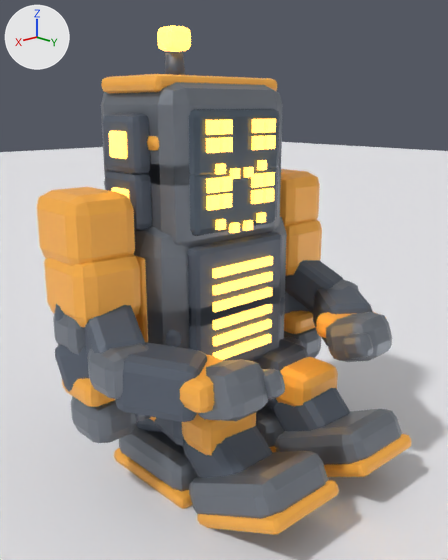
The Blender file assets/blender/characters/grokbot-b.blend as it was, and as the next commit left it.
The view is the same before and after, from a camera (50 mm lens) standing at (1.368, 1.633, 1.213) and looking at (0.026, 0.173, 0.656). The lights are fixed; the arrows at upper left show +X, +Y and +Z. The older version comes first.

Script lines for the objects in view, before the commit:
```python
ob_belt = bpy.data.objects.new('belt', me_belt)
ob_belt.parent = ob_torso
ob_belt.location = (0.0, -0.01, 0.505)
ob_body = bpy.data.objects.new('body', me_body)
ob_body.parent = ob_torso
ob_body.location = (0.0, -0.02, 0.62)
ob_chest_panel = bpy.data.objects.new('chest_panel', me_chest_panel)
ob_chest_panel.parent = ob_torso
ob_chest_panel.location = (0.0, 0.205, 0.66)
ob_exhaust_r = bpy.data.objects.new('exhaust_r', me_exhaust_r)
ob_exhaust_r.parent = ob_torso
ob_exhaust_r.location = (0.11, -0.31, 0.885)
ob_exhaust_r.rotation_euler = (0.153, 0.0, 0.0)  # degrees (8.8, 0, 0)
ob_head_box = bpy.data.objects.new('head_box', me_head_box)
ob_head_box.parent = ob_head
ob_head_box.location = (0.0, -0.01, 1.1)
ob_shoulder_r_seat = bpy.data.objects.new('shoulder_r_seat', me_shoulder_r_seat)
ob_shoulder_r_seat.parent = ob_arm_r_seat
ob_shoulder_r_seat.location = (0.43, 0.02, 0.69)
ob_stripe_r = bpy.data.objects.new('stripe_r', me_stripe_r)
ob_stripe_r.parent = ob_torso
ob_stripe_r.location = (0.315, -0.02, 0.62)
ob_vent_glow = bpy.data.objects.new('vent_glow', me_vent_glow)
ob_vent_glow.parent = ob_torso
ob_vent_glow.location = (0.0, 0.238, 0.6)
ob_visor = bpy.data.objects.new('visor', me_visor)
ob_visor.parent = ob_head
ob_visor.location = (0.0, 0.195, 1.1)
# also in view: 'shin_l_seat' at (-0.2, 0.38, 0.175); 'eye_r' at (0.095, 0.226, 1.125); 'forearm_r' at (0.46, 0.05, 0.46); 'foot_r' at (0.19, 0.11, 0.075); 'hand_r' at (0.45, 0.08, 0.29)
```
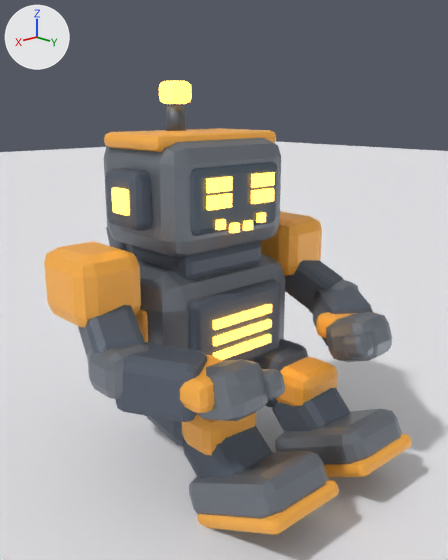
Not visible in the pictures: 'exhaust_r'.

Where the change shows, as pixel boxes (x1, y1, x2, y2) in the pictures (448 x 560 px):
'head_box', deleted: before (101, 82, 283, 186)
'shoulder_r', deleted (orange): before (37, 187, 135, 266)
'chest_panel', deleted: before (188, 232, 282, 328)
'body', deleted: before (134, 217, 287, 349)
'visor', deleted: before (189, 109, 279, 175)
'foot_r', deleted: before (119, 427, 197, 491)
'ear_r', deleted: before (102, 113, 150, 174)
'hand_r', deleted: before (71, 396, 138, 443)
'shoulder_l', deleted (orange): before (280, 169, 320, 226)
'head_stripe', deleted (orange): before (101, 74, 277, 93)
'vent_glow', deleted: before (212, 256, 273, 312)
'sole_r', deleted (orange): before (114, 448, 192, 509)
'forearm_r', deleted: before (55, 344, 89, 392)
'elbow_r', deleted: before (53, 313, 85, 355)
'eye_r', deleted: before (206, 119, 233, 153)
'antenna_tip', deleted: before (157, 25, 191, 52)
'cuff_r', deleted (orange): before (62, 378, 115, 407)
'foot_l', deleted: before (256, 406, 284, 447)
'eye_l', deleted: before (251, 119, 276, 150)
'cuff_l', deleted (orange): before (284, 310, 315, 334)
'stripe_r', deleted (orange): before (135, 256, 148, 342)
'hand_l', deleted: before (284, 327, 321, 358)
'ear_dot_r', deleted: before (109, 131, 127, 159)
'antenna', deleted: before (165, 53, 185, 75)
'mouth', deleted: before (215, 160, 267, 179)
'belt', deleted: before (166, 297, 285, 347)
'forearm_l', deleted: before (284, 292, 309, 315)
'shin_r', deleted (mostly hidden): before (136, 419, 162, 432)
'upperarm_r', deleted (mostly hidden): before (55, 304, 65, 321)
'thumb_r', deleted (mostly hidden): before (135, 414, 151, 421)
'thumb_l', deleted (mostly hidden): before (284, 337, 303, 346)
'sole_l', deleted (mostly hidden): before (269, 446, 276, 452)
'knee_r', deleted (mostly hidden): before (149, 417, 156, 421)
'head_box_seat', unchanged, uncovered by the edit: before (104, 157, 281, 248); after (104, 138, 281, 258)
'body_seat', unchanged, uncovered by the edit: before (147, 280, 285, 361); after (137, 254, 285, 361)
'collar_seat', unchanged, uncovered by the edit: after (131, 242, 261, 279)
'head_stripe_seat', unchanged, uncovered by the edit: before (147, 136, 159, 151); after (104, 128, 276, 152)

The change in detail:
Object 'body' (ob_body) is deleted.
Object 'belt' (ob_belt) is deleted.
Object 'chest_panel' (ob_chest_panel) is deleted.
Object 'vent_glow' (ob_vent_glow) is deleted.
Object 'stripe_r' (ob_stripe_r) is deleted.
Object 'exhaust_r' (ob_exhaust_r) is deleted.
Object 'head_box' (ob_head_box) is deleted.
Object 'visor' (ob_visor) is deleted.
Object 'eye_l' (ob_eye_l) is deleted.
Object 'eye_r' (ob_eye_r) is deleted.
Object 'mouth' (ob_mouth) is deleted.
Object 'ear_r' (ob_ear_r) is deleted.
Object 'ear_dot_r' (ob_ear_dot_r) is deleted.
Object 'head_stripe' (ob_head_stripe) is deleted.
Object 'antenna' (ob_antenna) is deleted.
Object 'antenna_tip' (ob_antenna_tip) is deleted.
Object 'shoulder_l' (ob_shoulder_l) is deleted.
Object 'forearm_l' (ob_forearm_l) is deleted.
Object 'cuff_l' (ob_cuff_l) is deleted.
Object 'hand_l' (ob_hand_l) is deleted.
Object 'thumb_l' (ob_thumb_l) is deleted.
Object 'shoulder_r' (ob_shoulder_r) is deleted.
Object 'upperarm_r' (ob_upperarm_r) is deleted.
Object 'elbow_r' (ob_elbow_r) is deleted.
Object 'forearm_r' (ob_forearm_r) is deleted.
Object 'cuff_r' (ob_cuff_r) is deleted.
Object 'hand_r' (ob_hand_r) is deleted.
Object 'thumb_r' (ob_thumb_r) is deleted.
Object 'foot_l' (ob_foot_l) is deleted.
Object 'sole_l' (ob_sole_l) is deleted.
Object 'knee_r' (ob_knee_r) is deleted.
Object 'shin_r' (ob_shin_r) is deleted.
Object 'foot_r' (ob_foot_r) is deleted.
Object 'sole_r' (ob_sole_r) is deleted.
